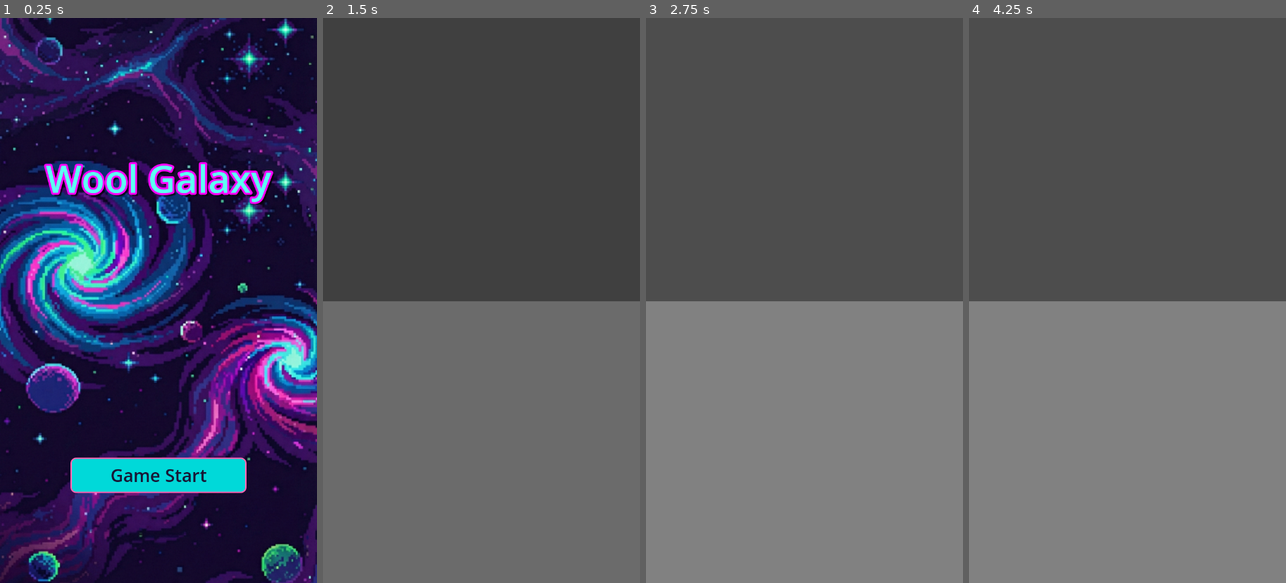
Above: before the commit, frames 1-4 (left to right).
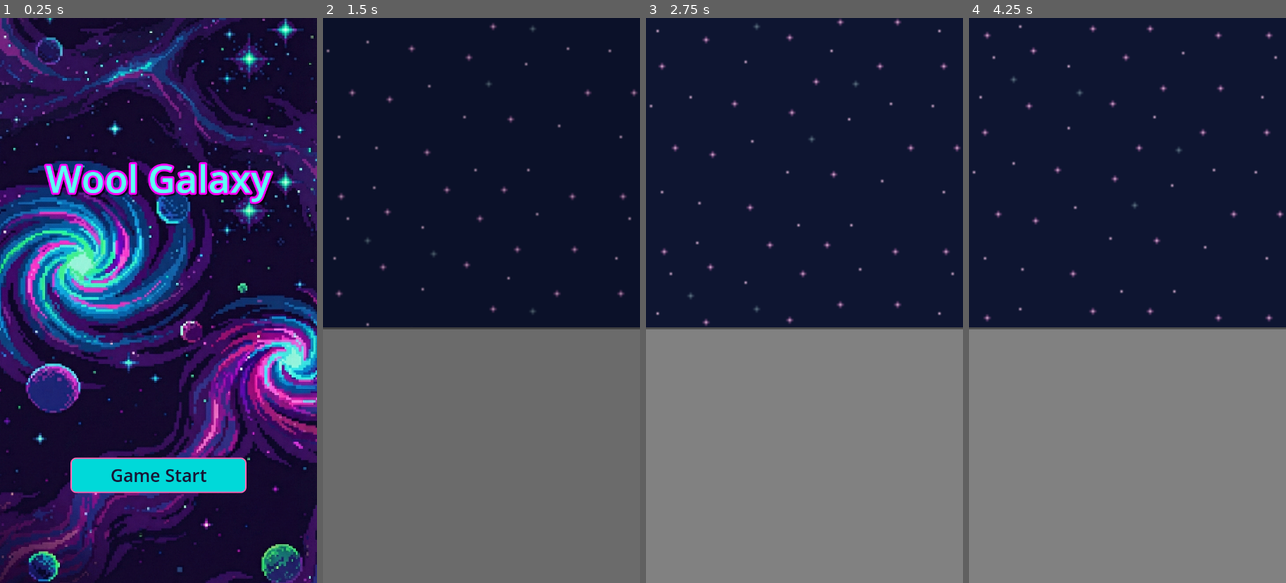
Above: after the commit, the same moments.

Repository: ZoNaDak/GalaxyPuzzleShooter_ProtoType
Game: Godot game, scene res://game/scenes/title/title_scene.tscn
Same seed, same stepped clock (60 frames per second), same inputs: the game is played once before the commit and once after it.
Inputs:
- Up to frame 1 (0.25 s): no input
- Up to frame 2 (1.5 s): click "Game Start" at 0.5 s
- Up to frame 3 (2.75 s): no input
- Up to frame 4 (4.25 s): no input

The runs differ from the first frame. In frame 1, 0.5% of the frame differs, in the area x 0-100%, y 0-100%; in frame 2, 55%; in frame 3, 55%; in frame 4, 55%, in the area x 0-100%, y 0-56%.

Commit message:
Add InGame Parallax background

Diff:
--- a/wool-galaxy-proto/game/scenes/main/main_scene.tscn
+++ b/wool-galaxy-proto/game/scenes/main/main_scene.tscn
@@ -1,6 +1,7 @@
-[gd_scene load_steps=2 format=3 uid="uid://fv8rl2w2jdc6"]
+[gd_scene load_steps=3 format=3 uid="uid://fv8rl2w2jdc6"]
 
 [ext_resource type="Script" uid="uid://b582mxuj5s2kx" path="res://game/scenes/main/main_scene.gd" id="1_lxwxr"]
+[ext_resource type="Texture2D" uid="uid://b5ne7212byurj" path="res://game/world/resources/background.png" id="2_n0hcn"]
 
 [node name="MainScene" type="Node"]
 script = ExtResource("1_lxwxr")
@@ -16,18 +17,35 @@
 grow_vertical = 2
 
 [node name="GameViewportContainer" type="SubViewportContainer" parent="Canvas/VBoxContainer"]
+clip_contents = true
 layout_mode = 2
 size_flags_vertical = 3
-size_flags_stretch_ratio = 2.0
+size_flags_stretch_ratio = 11.0
+stretch = true
 
 [node name="GameViewport" type="SubViewport" parent="Canvas/VBoxContainer/GameViewportContainer"]
+handle_input_locally = false
+size = Vector2i(720, 701)
+render_target_update_mode = 4
 
 [node name="GameView" type="Node2D" parent="Canvas/VBoxContainer/GameViewportContainer/GameViewport"]
+
+[node name="Background" type="Parallax2D" parent="Canvas/VBoxContainer/GameViewportContainer/GameViewport/GameView"]
+scroll_offset = Vector2(1865, 392)
+repeat_size = Vector2(640, 640)
+autoscroll = Vector2(0, 100)
+repeat_times = 4
+
+[node name="Sprite" type="Sprite2D" parent="Canvas/VBoxContainer/GameViewportContainer/GameViewport/GameView/Background"]
+position = Vector2(434.00003, 320)
+scale = Vector2(5, 5)
+texture = ExtResource("2_n0hcn")
+region_rect = Rect2(0, 0, 639.89, 640)
 
 [node name="BottomUI" type="Control" parent="Canvas/VBoxContainer"]
 layout_mode = 2
 size_flags_vertical = 3
-size_flags_stretch_ratio = 2.0
+size_flags_stretch_ratio = 9.0
 
 [node name="Background" type="ColorRect" parent="Canvas/VBoxContainer/BottomUI"]
 layout_mode = 1
--- a/wool-galaxy-proto/project.godot
+++ b/wool-galaxy-proto/project.godot
@@ -35,5 +35,6 @@
 
 [rendering]
 
+textures/canvas_textures/default_texture_filter=0
 renderer/rendering_method="gl_compatibility"
 renderer/rendering_method.mobile="gl_compatibility"
Binary file added: wool-galaxy-proto/game/world/resources/background.png
Not shown, added: wool-galaxy-proto/game/world/resources/background.png.import
